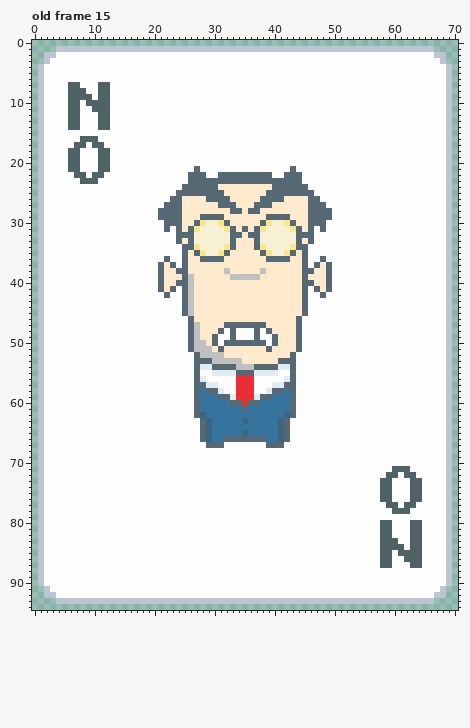
Pixel-art file -- dev/spritesheets/joker_atlas2.aseprite. Above: the version before the commit.
71x95 pixels, 19 frames. Colours within 5 levels of each other are drawn and written as one. Shown: old frame 15. The commit also changed other frames, which this record leaves out.
After the commit:
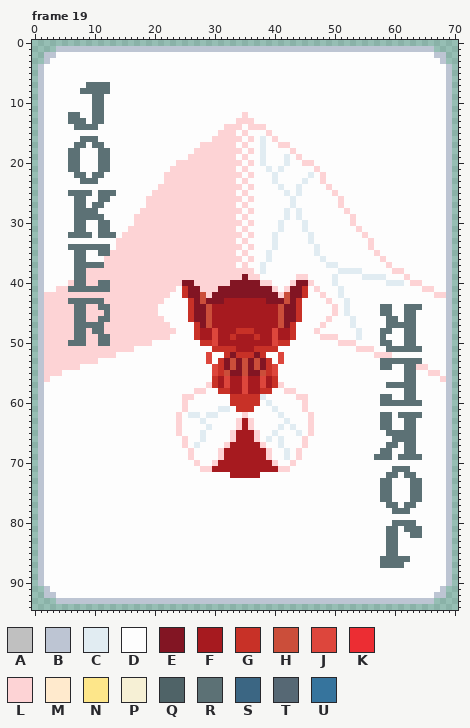
Palette (. is transparent): A #c0c0c0  B #bdc5d3  C #e1ecf2  D #fdfdfd  E #821523  F #a61a1f  G #c83127  H #cb4e3a  J #dd463c  K #ec2d33  L #fdd3d5  M #ffeacd  N #fde68a  P #f6f0d5  Q #4f6367  R #5c7175  S #3b6683  T #566874  U #36749d
A new or re-ordered frame is compared with the old frame closest to it.
What changed:
frames 19 -> 23
Changed rows in their new state; - is an unchanged pixel.
Frame 19 is new; against old frame 15, layers "Layer 4", "Layer 5", "Layer 1":
first column x 2:
 7 ----DD-RRRR--------------------------------------------------------
 8 ----DDRRRRR--------------------------------------------------------
 9 ----DDDDRRD--------------------------------------------------------
10 ----DD-DRRD--------------------------------------------------------
11 ----DD--RRD--------------------------------------------------------
12 ----RR--RRD----------------------L---------------------------------
13 ----RRR-RRD---------------------LLL--------------------------------
14 ----DRRRRDD-------------------LLL-LLL------------------------------
15 -----------------------------LLL-L---L-----------------------------
16 ------RRR-------------------LLLLL-L-C-L----------------------------
17 -----RR-RR----------------LLLLLL-L--C--LL--------------------------
18 ----RR---RR--------------LLLLLLLL-L-C----L-------------------------
19 ----RR---RR-------------LLLLLLLL-L--C---C-L------------------------
20 ----RR---RR-----------LLLLLLLLLLL-L-C---C--LL----------------------
21 ----RR---RR----------LLLLLLLLLLL-L---C-C-D---L---------------------
22 -----RR-RR----------LLLLLLLLLLLLLDLDDDC-DDD-C-L--------------------
23 ------RRR-----------LLLLLLLLLLLLDLDDDDCDDDDC--L--------------------
24 -------------------LLLLLLLLLLLLLLDLDDDDCDDCD---L-------------------
25 ----RRRR-RRR------LLLLLLLLLLLLLLDLDDDDDDCDCDD---L------------------
26 -----RR--RR------LLLLLLLLLLLLLLLLDLDDDDDDCDDDD---L-----------------
27 -----RR-RR-------LLLLLLLLLLLLLLLDLDDDDDDDCDDDDD--L-----------------
28 -----RRRR-------LLLLLLLLLLLLLLLLLDLDDDDDCDCDDDDD--L----------------
29 -----RRRRR-----LLLLLLLLLLLLLLLLLDLDDDDDDCDCDDDDD---L---------------
30 -----RR--RR----LLLLLLLLLLLLLLLLLLDLDDDDCDDDCDDD----L---------------
31 -----RR--RR---LLLLLLLLLLLLLLLLLLDLDDDDDCDDDCD-D-----L--------------
32 ----RRRR-RRR-LLLLLLLLLLLLLLLLLLLLDLDDDCDDDDDC--------L-------------
33 ------------LLLLLLLLLLLLLLLLLLLLDLDDDDCDDDDDC---------L------------
34 ----RRRRRRR-LLLLLLLLLLLLLLLLLLLLLDLDDDCDDDDD-C--------L------------
35 -----RR--RRLLLLLLLLLLLLLLLLLLLLLDLDDDCDDDDDD-C---------L-----------
36 -----RR---LLLLLLLLLLLLLLLLLLLLLLLDLDDCDDDDDD--C---------L----------
37 -----RRRRRLLLLLLLLLLLLLLLLLLLLLLDLDDCDDDDDDD-DDCC--------L---------
38 -----RRLLLLLLLLLLLLLLLLLLLLLLLLLLLLDCDDDDDDDDDDD-CCCC-----LL-------
39 -----RRLLLLLLLLLLLLLLLLLLLLLLLLLLELLDDDDDDLLDDDDC----CCCC---L------
40 ----LRRLLRRLLLLLLLLLLLLEELLLLLLEEEEELLDDDLEELDDDC--------CCC-LL----
41 --LLRRRRRRRLLLLLLLLLLL-GEELLLEEEEEEEEELDLEEG-LDD-C-------------LL--
42 LLLLLLLLLLLLLLLLLLLLL--GEEHLEEEEEEEEEEELHEEG--L--C---------------LL
43 LLLLRRRRRRLLLLLLLLLL---DGEHEEEFFFFFFFEEEHEGD---L--C----------------
44 LLLLLRRLLRRLLLLLLLL----DGEEHFFFFFFFFFFFHEEGD----L-C-----RR--RRR----
45 LLLLLRRLLLRLLLLLLLL----DGEEHFFFFFFFFFFFHEEGD----L-C-----RR--RR-----
46 LLLLLRRLLRRLLLLLLLLL----GEEHFFFFFFFFFFFHEEG----L---C-----RR-RR-----
47 LLLLLRRRRRLLLLLLLLLLL---DGEHFFFFFFFFFFFHEGD---L----C-----RRRRR-----
48 LLLLLRRLRRLLLLLLLLLLLL--DGFFJFFFGGGFFFJFFGD--L------C---RR--RR-----
49 LLLLLRRLLRRLLLLLLLLLL---DGFFJFFGFFFGFFJFFGD---LLL---C---R---RR-----
50 LLLLRRRLLRRLLLLLLL------DDGGJFFFFFFFFFJGGDD------LLL----RR--RR-----
51 LLLLLLLLLLLLLLL---------DDDDGGGGFFFGGGGDDDD---------LLL--RRRRRR----
52 LLLLLLLLLLLL-------------DDJDDGEGGGEGDDJDD-------------LLL---------
53 LLLLLLLLL----------------DDJDGEHEHEHEGDJDD--------------RRRRRRR----
54 LLLLLL-------------------DDDJGEHEHEHEGJDDD--------------RR--RRLL---
55 LLL----------------------D--JGHEEHEEHGJ--D------------------RR--LL-
56 L------------------------DD-GFJFFJFFJFG-DD------------------RR----L
57 -------------------------DDLGFJFFJFFJFGLDD---------------RRRRR-----
58 -------------------------LLDDGGFFJFFGGDDLL------------------RR-----
59 -----------------------LLDDDDDDGGGGGCDDDDDLL------------RR--RR-----
60 -----------------------L-DDDDDDGGGGGDCDDDD-L------------RRRRRRR----
61 -----------------------L-DDDDCCDGGGDDDCDDD-L-----------------------
62 ----------------------L-CCDCCDDDDLDDDDDCDD--L-----------RR-RRRR----
63 ----------------------L---CDDDDDLFLDDDDDC---L-----------RR--RR-----
64 ----------------------L---DCDDDDLFLDDDDCDC--L-----------RR--RR-----
65 ----------------------L---CDDDDLFFFLDDCDD-C-L------------RRRRR-----
66 -----------------------L--CDDDDLFFFLDCDCD--L--------------RRRR-----
67 -----------------------L-C-DDDLFFFFFLDDC---L-------------RR-RR-----
68 ------------------------L----LFFFFFFFL--C-L-------------RR--RR-----
69 ------------------------L----LFFFFFFFL--C-L------------RRR-RRRR----
70 -------------------------L--LFFFFFFFFFL--L-------------------------
71 --------------------------LLFFFFFFFFFFFLL-----------------RRR------
72 -------------------------------FFFFF---------------------RR-RR-----
73 --------------------------------------------------------RR---RR----
74 --------------------------------------------------------RR---RR----
75 --------------------------------------------------------RR---RR----
76 --------------------------------------------------------RR---RR----
77 ---------------------------------------------------------RR-RR-----
78 ----------------------------------------------------------RRR------
80 --------------------------------------------------------DDRRRRD----
81 --------------------------------------------------------DRR-RRR----
82 --------------------------------------------------------DRR--RR----
83 --------------------------------------------------------DRR--DD----
84 --------------------------------------------------------DRRD-DD----
85 --------------------------------------------------------DRRDDDD----
86 --------------------------------------------------------RRRRRDD----
87 --------------------------------------------------------RRRR-DD----
Changed places in both pictures, as pixel boxes (x1, y1, x2, y2):
changed: (44, 82, 446, 568)
